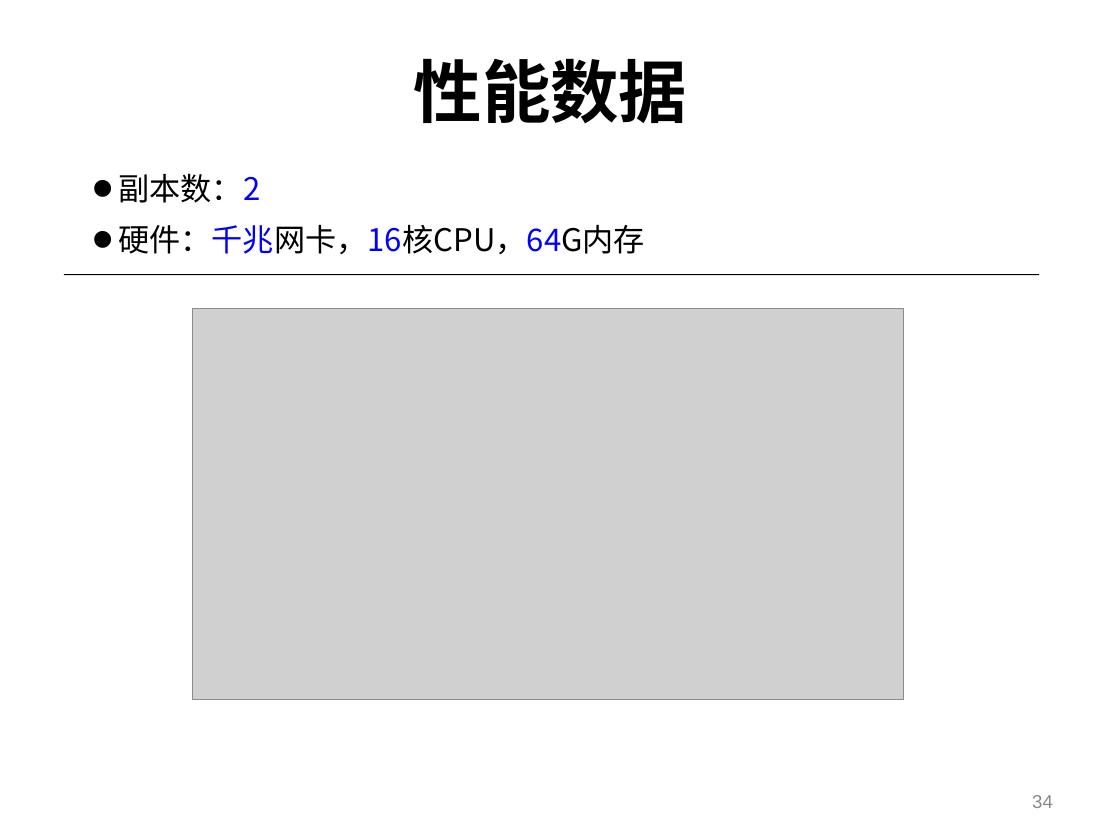
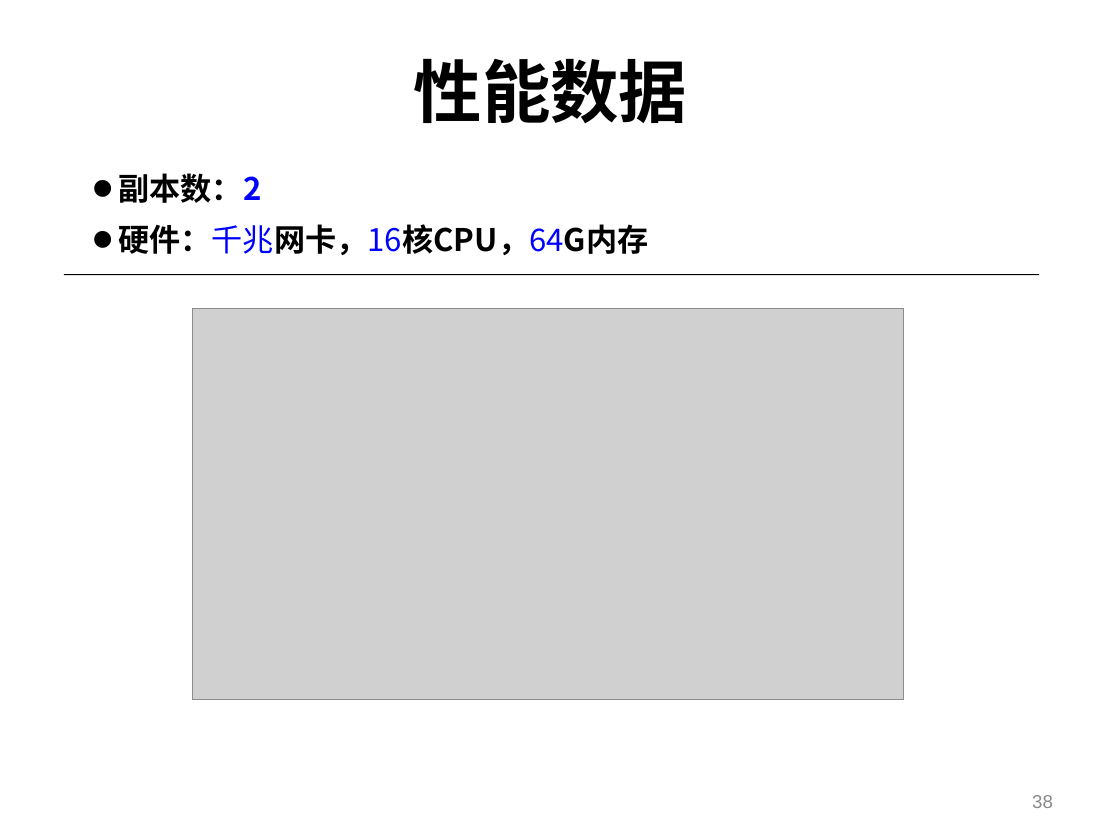
Before and after one commit to shtzr840329/mooon, a slide deck: slide 38 of applications/lightfs/doc/portableDFS-可便携的分布式文件系统.ppt (slide 34 before the commit). Drawn at 1120x840 pixels with LibreOffice and Linux fonts; fonts in the diff are those of the drawing; grey boxes stand for pictures; background and template pictures are left out. Boxes give left, top, right and bottom in pixels: in the first picture for what was removed or moved away, otherwise in the second. Text is boxed around its words. In the diff, an @@ line names an element or a change of style, - is before the commit and + after.

```diff
--- a/applications/lightfs/doc/portableDFS-可便携的分布式文件系统.ppt
+++ b/applications/lightfs/doc/portableDFS-可便携的分布式文件系统.ppt
@@ text "副本数：2" at (118,173,261,203): bold on @@
@@ text "硬件：千兆网卡，16核CPU，64G内存" at (118,224,648,255): bold on in "硬件：千兆网卡，16核CPU，64G内存" @@
@@ page number at (1032,795,1053,808): text changed @@
-34
+38
```
Also in this commit, not shown: 15 other slides changed, 4 slides added, 4 other files.
